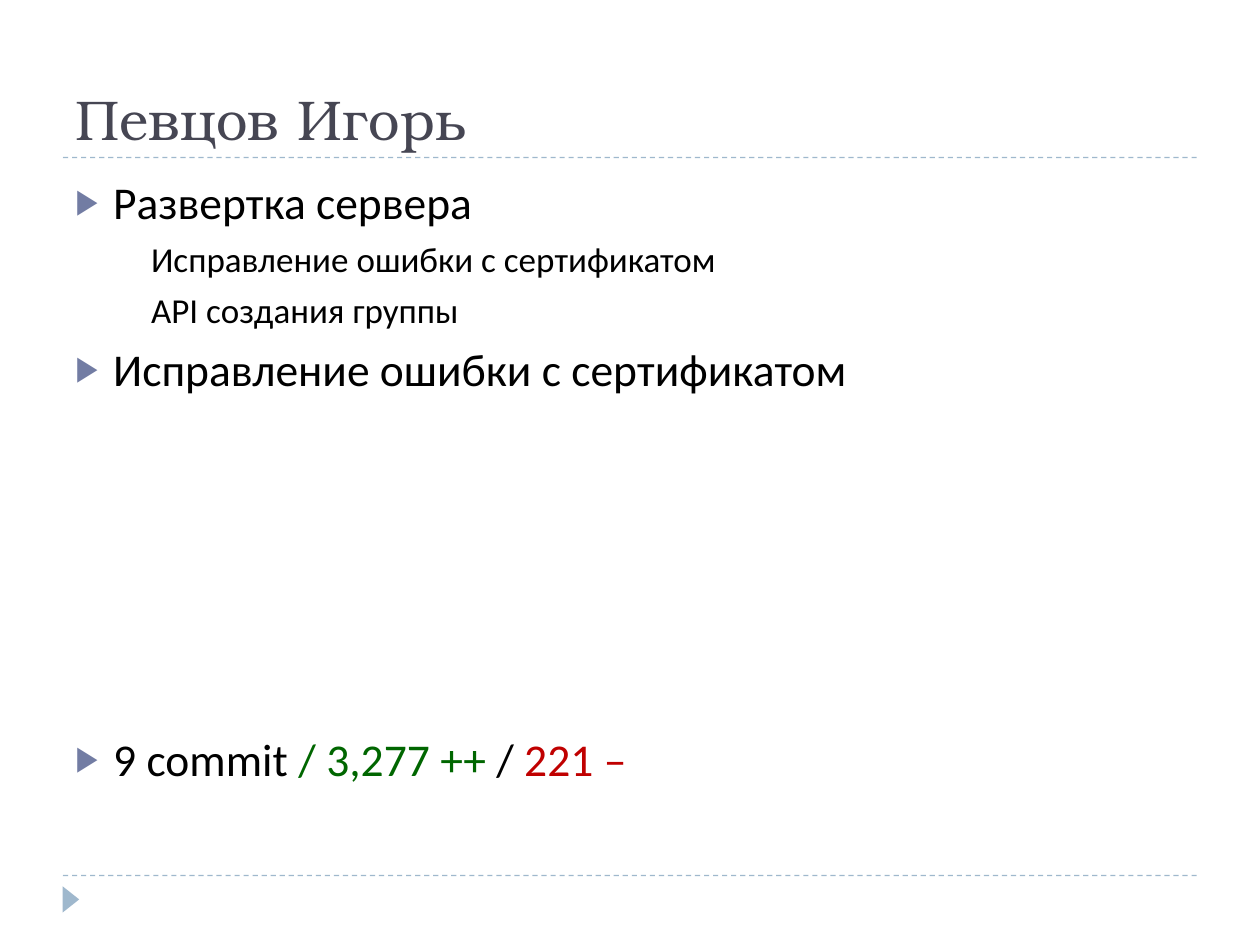
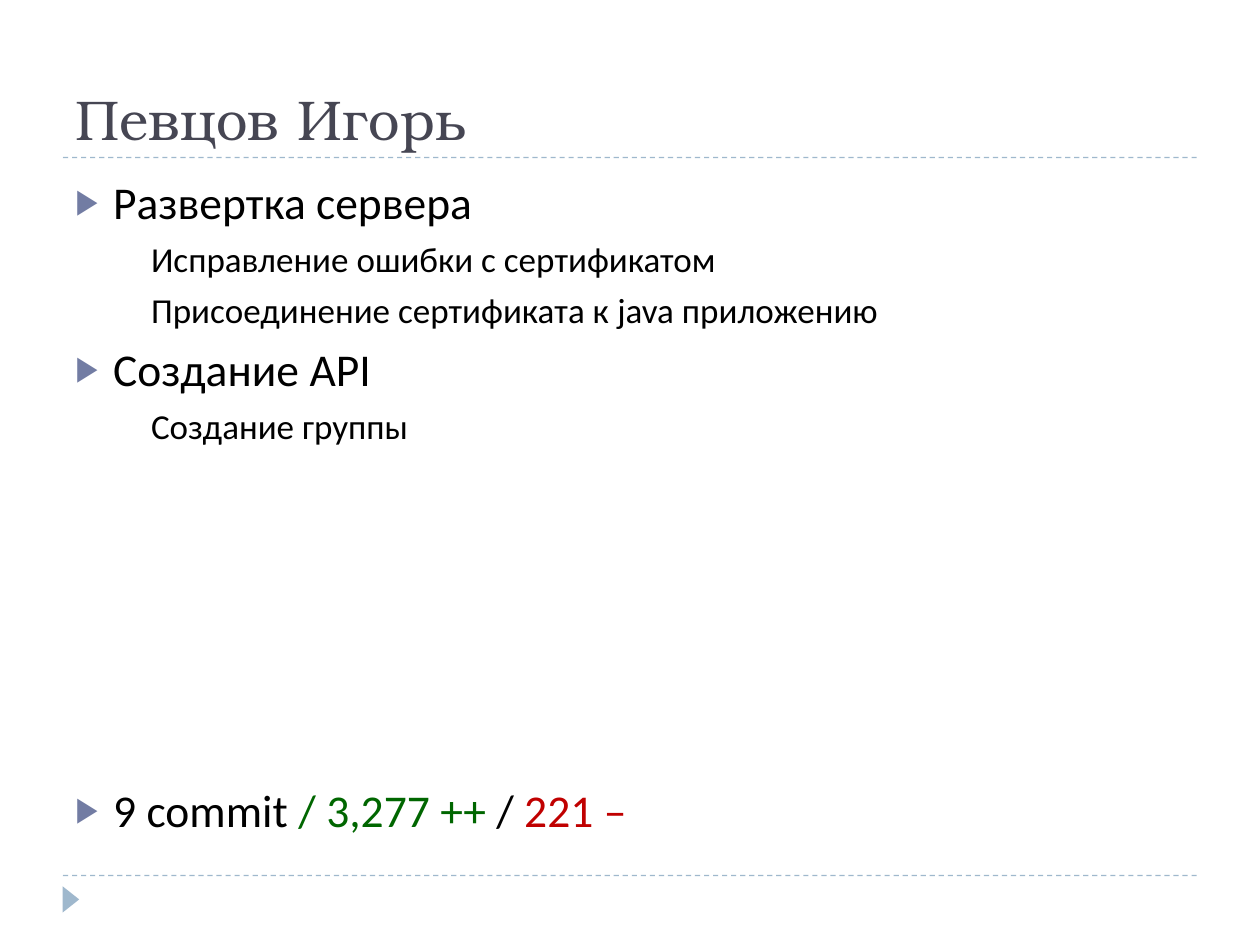
Before and after one commit to GreenTeamSpbStu/SharedAccessList, a slide deck: slide 8 of doc/presentation2/Friendly wallet2.pptx. Drawn at 1260x945 pixels with LibreOffice and Linux fonts; fonts in the diff are those of the drawing. Boxes give left, top, right and bottom in pixels: in the first picture for what was removed or moved away, otherwise in the second. Text is boxed around its words. In the diff, an @@ line names an element or a change of style, - is before the commit and + after.

Commit message:
presentation fix

```diff
--- a/doc/presentation2/Friendly wallet2.pptx
+++ b/doc/presentation2/Friendly wallet2.pptx
@@ text at bbox=[113, 299, 878, 445]: text changed; size 26 to 20 pt @@
-    API создания группы
-▶ Исправление ошибки с сертификатом
+    Присоединение сертификата к java приложению
+▶ Создание API
+    Cоздание группы
```
Also in this commit, not shown: 1 other slide changed.
